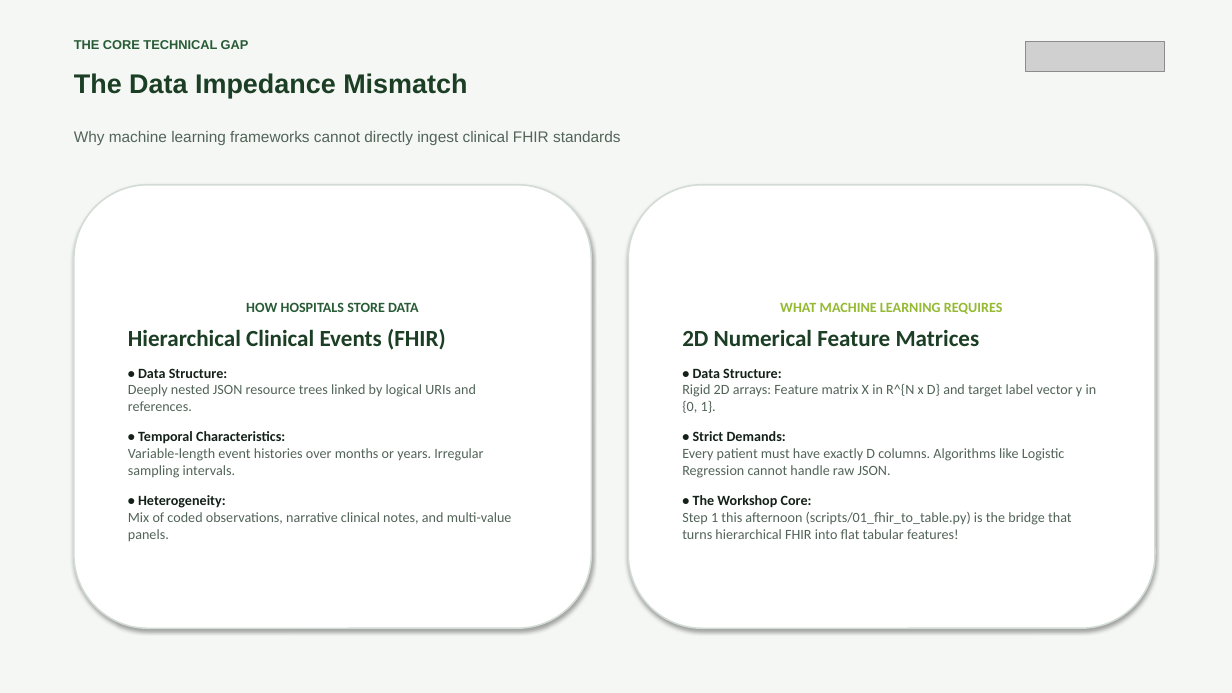
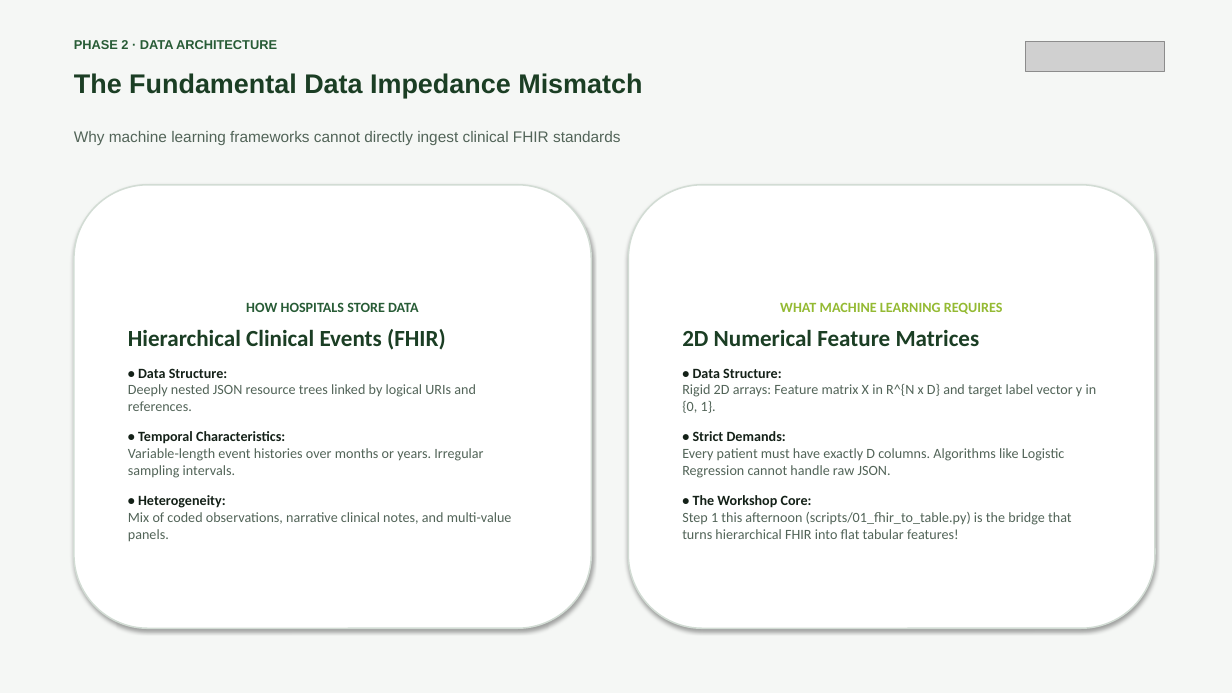
Before and after one commit to AIT-brainlab/fhir-ml-workshop, a slide deck: slide 22 of slides-morning/orientation-and-health-ai-foundations.pptx. Drawn at 1232x693 pixels with LibreOffice and Linux fonts; fonts in the diff are those of the drawing; grey boxes stand for pictures. Boxes give left, top, right and bottom in pixels: in the first picture for what was removed or moved away, otherwise in the second. Text is boxed around its words. In the diff, an @@ line names an element or a change of style, - is before the commit and + after.

Commit message:
Restructure morning session into 2+1 Phase architecture (29 slides)

```diff
--- a/slides-morning/orientation-and-health-ai-foundations.pptx
+++ b/slides-morning/orientation-and-health-ai-foundations.pptx
@@ text at bbox=[74, 40, 277, 49]: text changed @@
-THE CORE TECHNICAL GAP
+PHASE 2 · DATA ARCHITECTURE
@@ text at bbox=[74, 73, 642, 98]: text changed @@
-The Data Impedance Mismatch
+The Fundamental Data Impedance Mismatch
```
Also in this commit, not shown: 11 other slides changed, 17 slides added, 15 slides removed, 3 other files.
